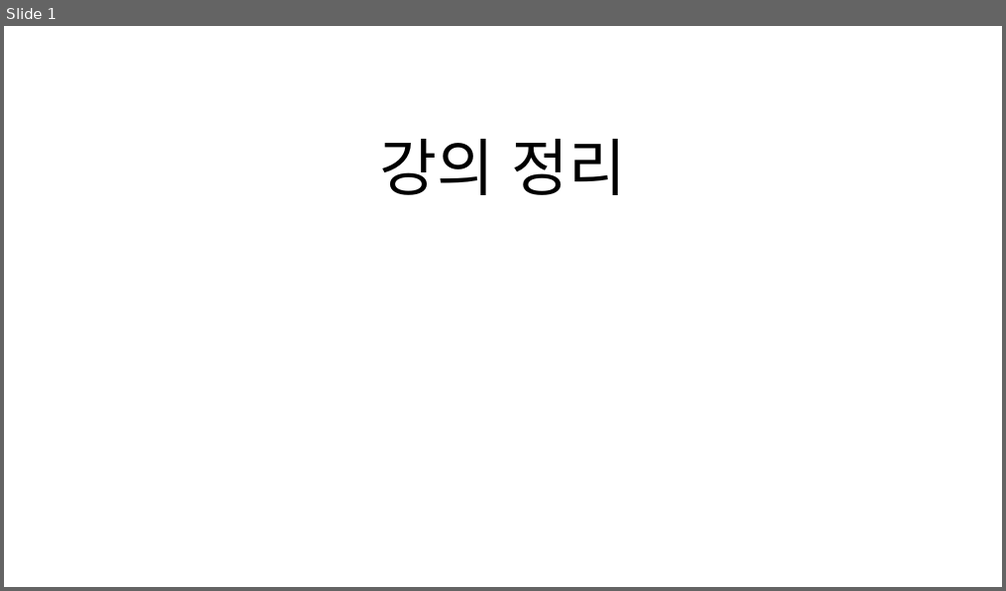
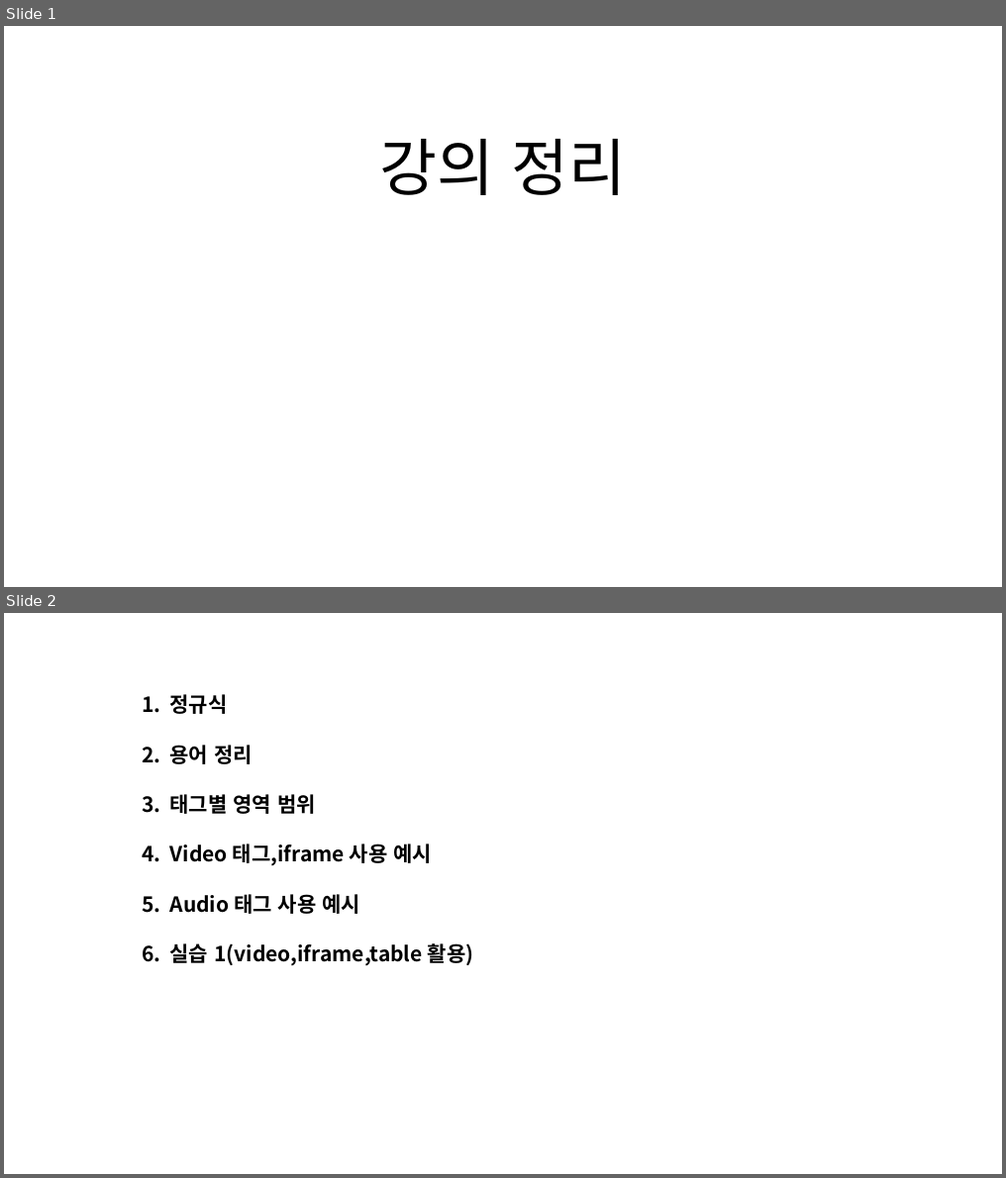
Before and after one commit to shchoichoko/web, a slide deck: Day2/강의 정리.pptx. Shown one above the other, each under a label of ours: slide 1 before the commit, slides 1 and 2 after it. The pictures are 1006x591 and 1006x1178 pixels, drawn with LibreOffice and Linux fonts; fonts in the diff are those of the drawing. Boxes give left, top, right and bottom in pixels: in the first picture for what was removed or moved away, otherwise in the second. Text is boxed around its words. In the diff, an @@ line names an element or a change of style, - is before the commit and + after.

Commit message:
CSS 및 GITHUB PAGE 내용 정리

```diff
--- a/Day2/강의 정리.pptx
+++ b/Day2/강의 정리.pptx
@@ slide 2 added at bbox=[4, 613, 1002, 1174], background #FFFFFF @@
@@ text added at bbox=[170, 694, 474, 965], 20 pt, text #000000, bold @@
+1. 정규식
+2. 용어 정리
+3. 태그별 영역 범위
+4. Video 태그,iframe 사용 예시
+5. Audio 태그 사용 예시
+6. 실습 1(video,iframe,table 활용)
```
Also in this commit, not shown: 2 slides changed, 12 other slides added, 7 slides removed.
